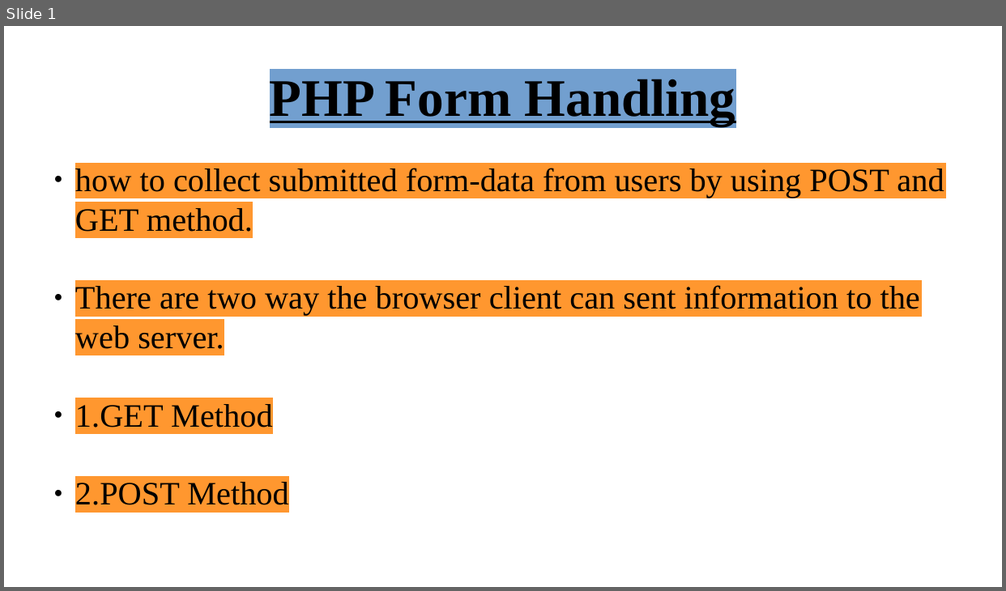
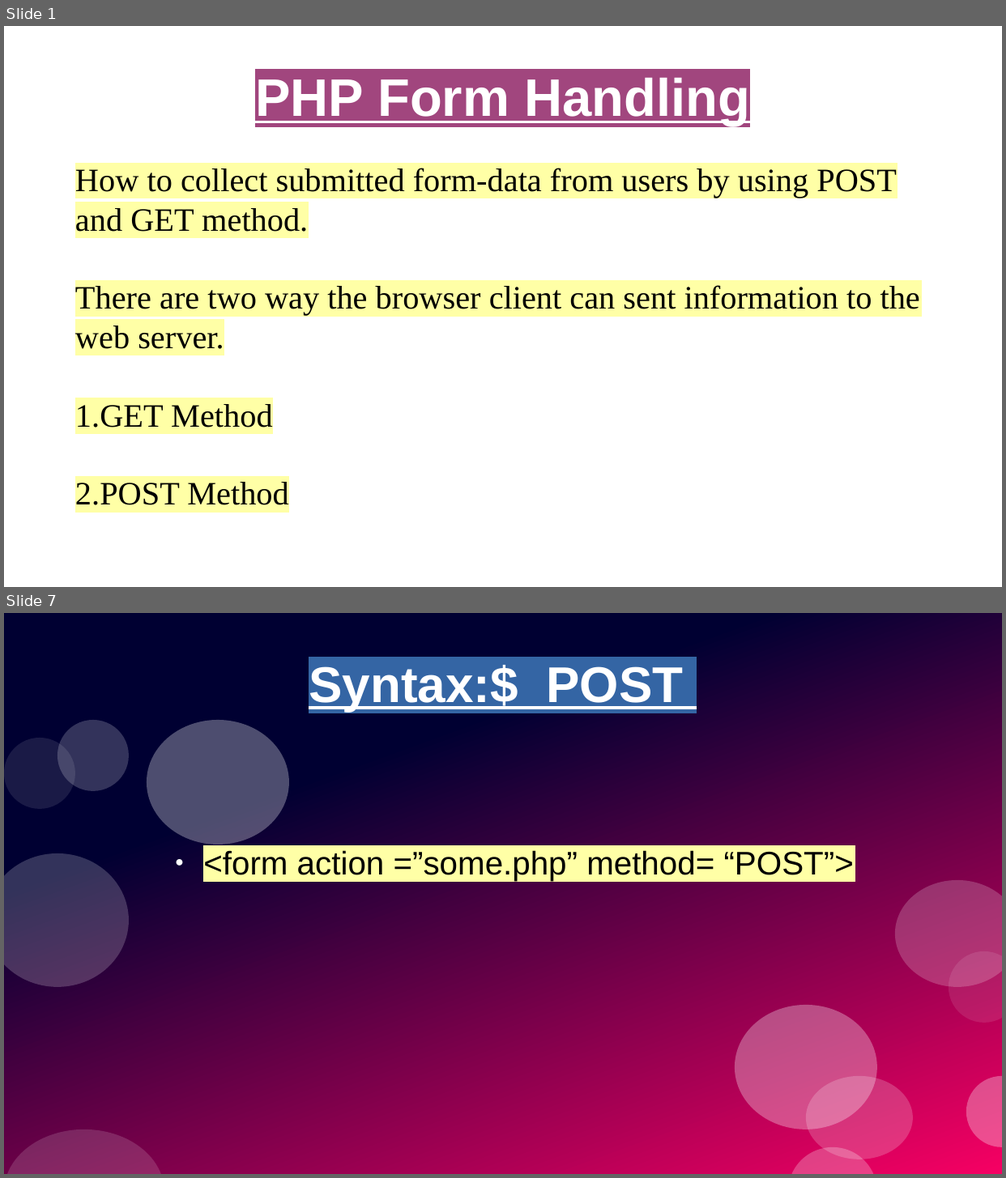
Before and after one commit to vaishalibhayani/PHP, a slide deck: GET-POST Methods.odp. Shown one above the other, each under a label of ours: slide 1 before the commit, slides 1 and 7 after it; the slides between them are not shown. The pictures are 1006x591 and 1006x1178 pixels, drawn with LibreOffice and Linux fonts; fonts in the diff are those of the drawing; background and template pictures are left out. Boxes give left, top, right and bottom in pixels: in the first picture for what was removed or moved away, otherwise in the second. Text is boxed around its words. In the diff, an @@ line names an element or a change of style, - is before the commit and + after.

```diff
--- a/GET-POST Methods.odp
+++ b/GET-POST Methods.odp
@@ slide 7 added at box(4, 613, 1002, 1174), background #FFFFFF @@
@@ rectangle added at box(4, 613, 1002, 1174), fill gradient #000032 to #F60063 @@
@@ title added at box(309, 665, 683, 711), 40 pt, text #FFFFFF, bold, underline @@
+Syntax:$_POST
@@ ellipse added at box(57, 720, 129, 791), fill #FFFFFF at 20% opacity @@
@@ ellipse added at box(147, 720, 288, 845), fill #FFFFFF at 30% opacity @@
@@ ellipse added at box(4, 738, 75, 810), fill #FFFFFF at 10% opacity @@
@@ ellipse added at box(4, 854, 128, 988), fill #FFFFFF at 20% opacity @@
@@ text added at box(203, 850, 854, 881), 26 pt, text #000000 @@
+    ● <form action =”some.php” method= “POST”>
@@ ellipse added at box(895, 880, 1002, 987), fill #FFFFFF at 20% opacity @@
@@ ellipse added at box(948, 952, 1002, 1023), fill #FFFFFF at 10% opacity @@
@@ ellipse added at box(735, 1005, 877, 1130), fill #FFFFFF at 30% opacity @@
@@ ellipse added at box(807, 1076, 913, 1160), fill #FFFFFF at 20% opacity @@
@@ ellipse added at box(966, 1076, 1002, 1148), fill #FFFFFF at 30% opacity @@
@@ ellipse added at box(4, 1130, 164, 1174), fill #FFFFFF at 15% opacity @@
@@ ellipse added at box(788, 1148, 877, 1174), fill #FFFFFF at 25% opacity @@
@@ slide 1 changed as well @@
@@ title "PHP Form Handling" at box(255, 77, 750, 126): font Times New Roman to Arial, text colour #000000 to #FFFFFF, highlight #729FCF to #A1467E @@
@@ subtitle at box(75, 168, 897, 232): text changed @@
-● how to collect submitted form-data from users by using POST and GET method.
+● How to collect submitted form-data from users by using POST and GET method.
@@ subtitle at box(75, 285, 920, 506): highlight #FF972F to #FFFFA6 in "There are two way the browser client ...", "1.GET Method", "2.POST Method"; bullet colour #000000 to #FFFFFF @@
```
Also in this commit, not shown: 4 other slides changed, 3 other slides added, 2 slides removed.
